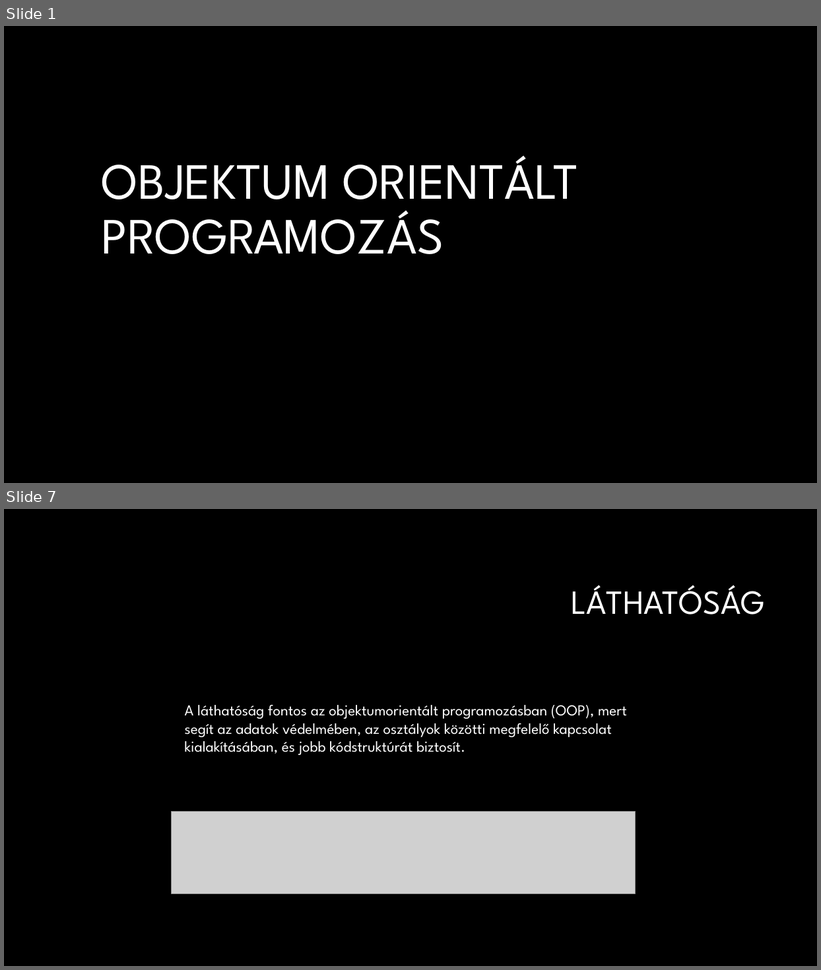
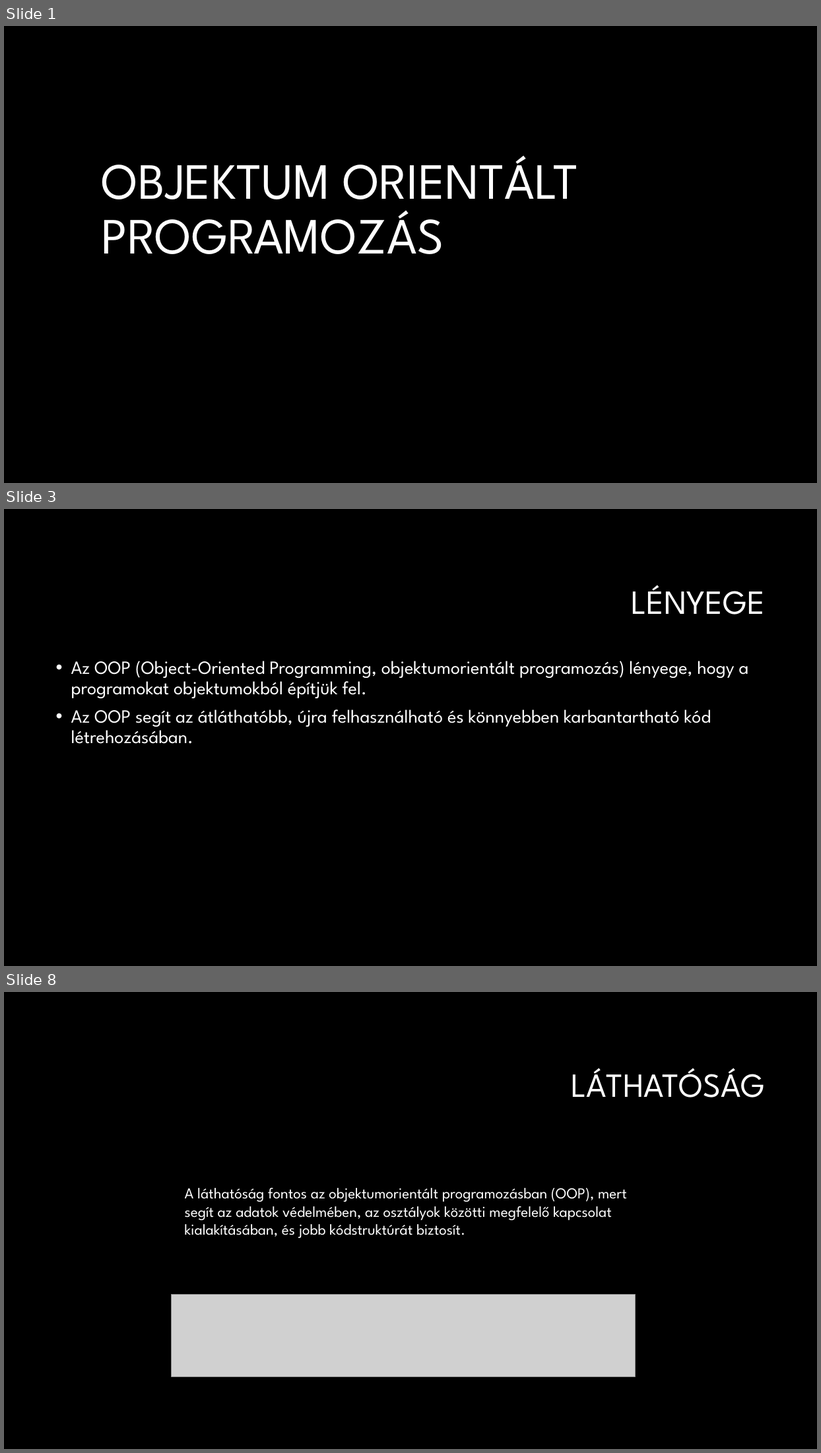
Before and after one commit to SzaboBence1027/QuickTick, a slide deck: Objektum orientált Programozás.pptx. Shown one above the other, each under a label of ours: slides 1 and 7 before the commit, slides 1, 3 and 8 after it; the slides between them are not shown. The pictures are 821x970 and 821x1453 pixels, drawn with LibreOffice and Linux fonts; fonts in the diff are those of the drawing; grey boxes stand for pictures; background and template pictures are left out. Boxes give left, top, right and bottom in pixels: in the first picture for what was removed or moved away, otherwise in the second. Text is boxed around its words. In the diff, an @@ line names an element or a change of style, - is before the commit and + after.

```diff
--- a/Objektum orientált Programozás.pptx
+++ b/Objektum orientált Programozás.pptx
@@ slide 3 added at [4,509,817,966], background #000000 @@
@@ title added at [631,585,765,615], 40 pt, text #FFFFFF @@
+LÉNYEGE
@@ text added at [71,661,749,744], 22 pt, text #FFFFFF @@
+• Az OOP (Object-Oriented Programming, objektumorientált programozás) lényege, hogy a programokat objektumokból építjük fel.
+• Az OOP segít az átláthatóbb, újra felhasználható és könnyebben karbantartható kód létrehozásában.
@@ what was slide 7 is now slide 8 @@
```
Also in this commit, not shown: 6 slides changed, 3 other slides added.
